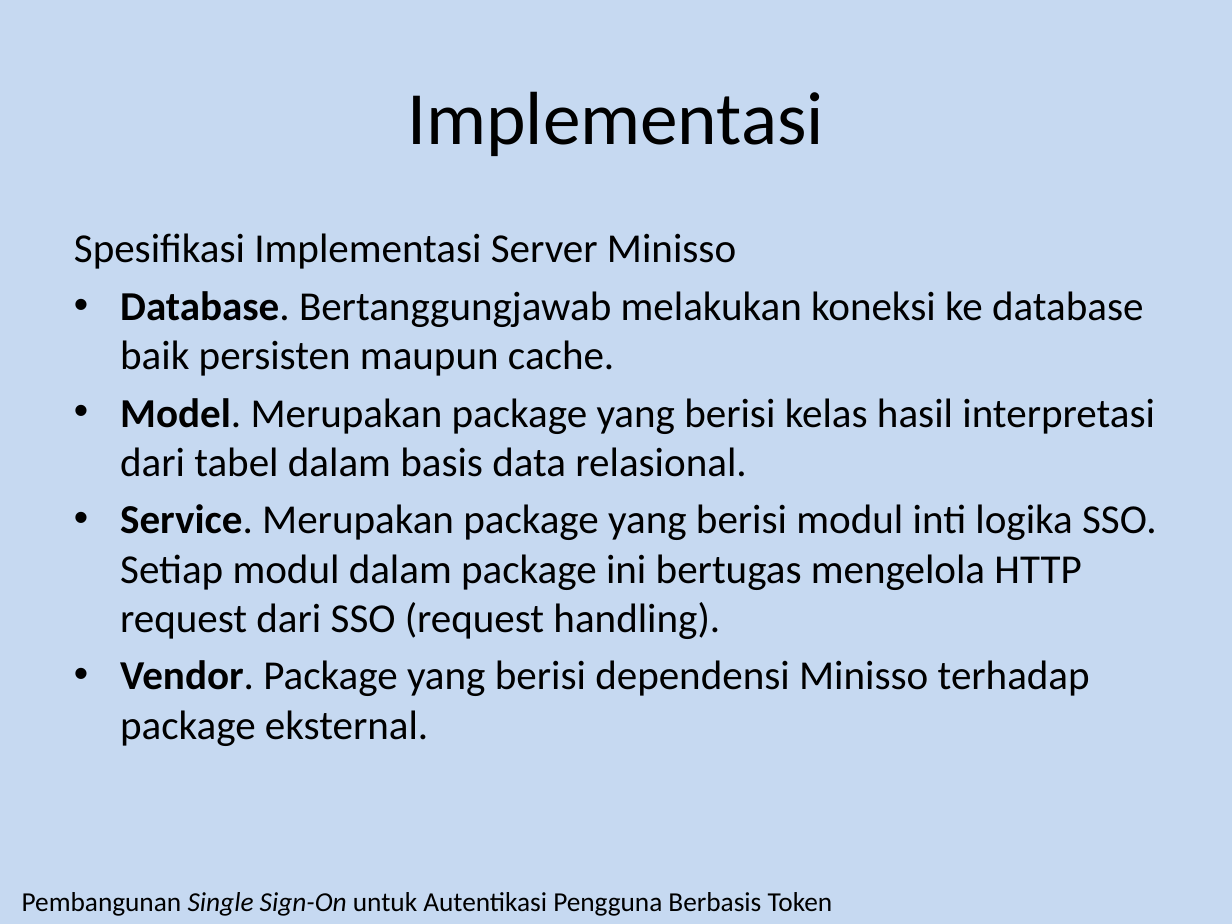
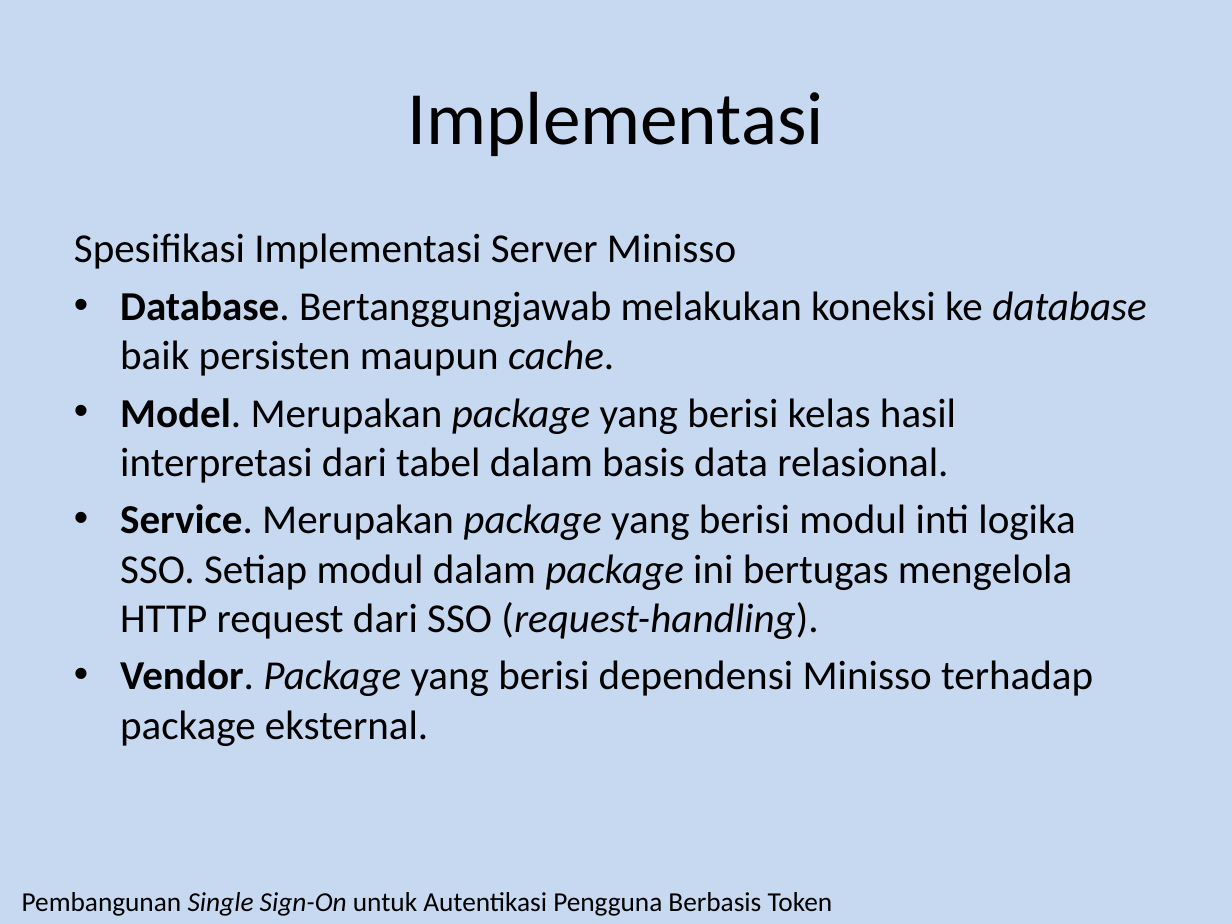
Before and after one commit to luqmanarifin/laporan-tugas-akhir, a slide deck: slide 34 of ppt-luqman-sidang.pptx (slide 33 before the commit). Drawn at 1232x924 pixels with LibreOffice and Linux fonts; fonts in the diff are those of the drawing. Boxes give left, top, right and bottom in pixels: in the first picture for what was removed or moved away, otherwise in the second. Text is boxed around its words. In the diff, an @@ line names an element or a change of style, - is before the commit and + after.

```diff
--- a/ppt-luqman-sidang.pptx
+++ b/ppt-luqman-sidang.pptx
@@ text at (x1=120, y1=291, x2=1146, y2=746): italic on in "database cache.", "package", "Package" @@
@@ text at (x1=120, y1=504, x2=1075, y2=639): text changed @@
-• Service. Merupakan package yang berisi modul inti logika SSO. Setiap modul dalam package ini bertugas mengelola HTTP request dari SSO (request handling).
+• Service. Merupakan package yang berisi modul inti logika SSO. Setiap modul dalam package ini bertugas mengelola HTTP request dari SSO (request-handling).
```
Also in this commit, not shown: 20 other slides changed, 1 slide added.
